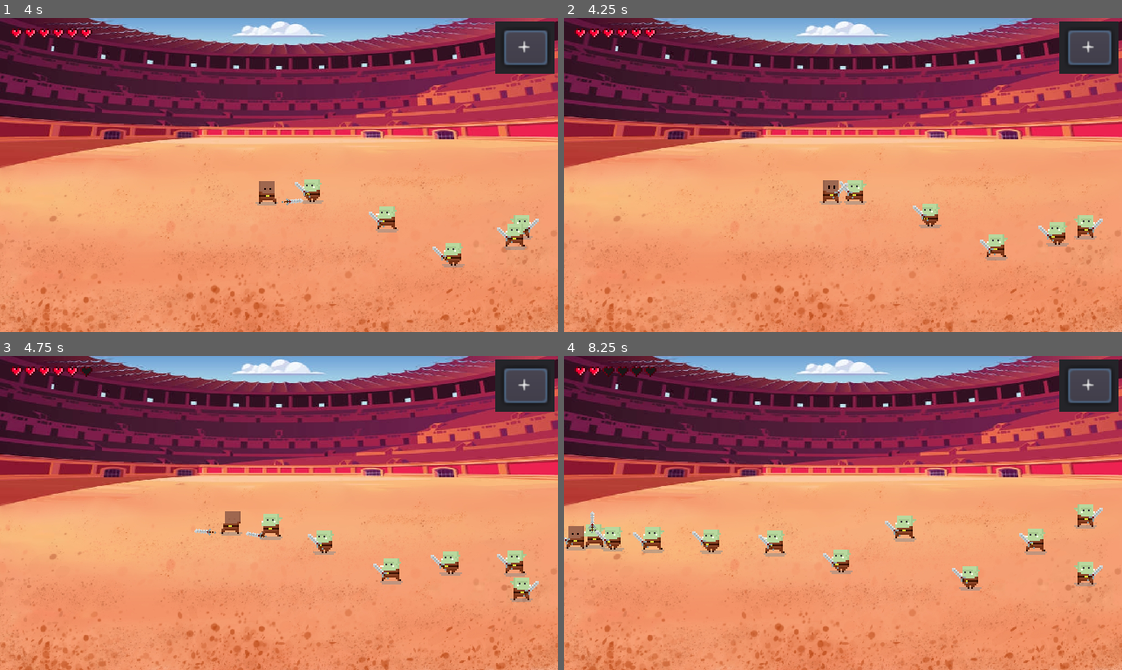
Above: before the commit, frames 1-4 (two rows, left to right).
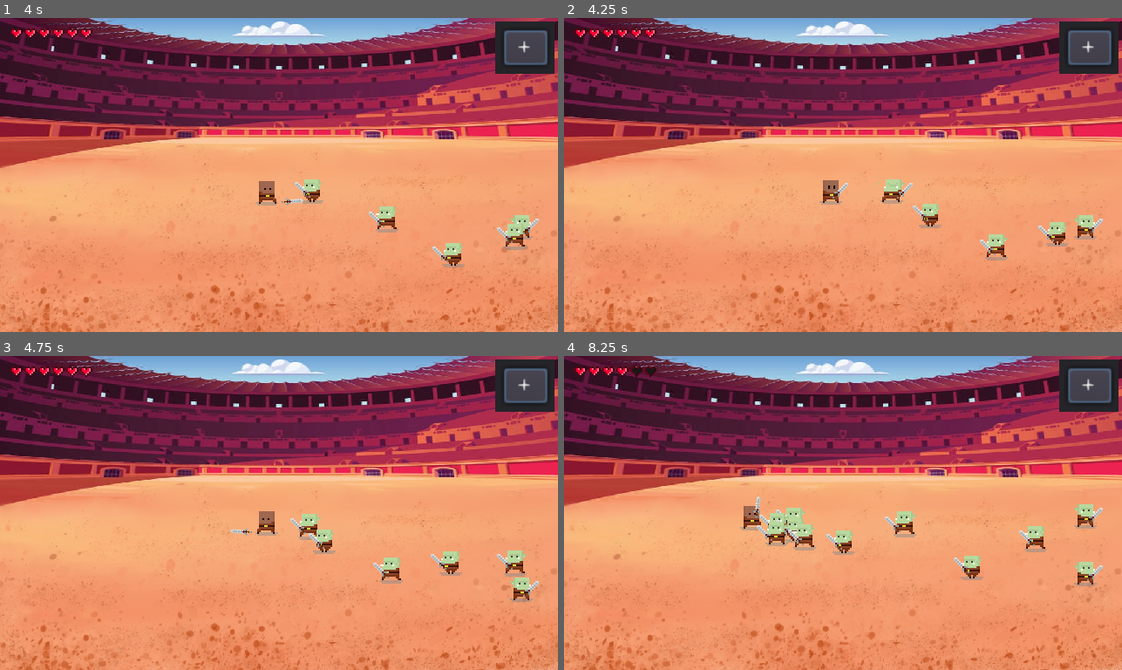
Above: after the commit, the same moments.

Repository: woliveira82/godot-arena
Game: Godot game, scene res://src/game/levels/Arena.tscn
Two runs of this game, one before a commit and one after it. Both use one fixed random seed, a clock stepped at 60 frames per second and the inputs below.
Inputs:
- Up to frame 1 (4 s): click "+" at 0.5 s; hold Right (ui_right) 1.28-2.03 s; tap Space (attack) every 0.75 s from 1.35 to 3.6 s; hold Down (ui_down) 2.03-2.78 s; hold Right (ui_right) 2.78-3.53 s; hold Up (ui_up) from 3.53 s (still down)
- Up to frame 2 (4.25 s): keep holding Up (ui_up)
- Up to frame 3 (4.75 s): release Up (ui_up) at 4.28 s; hold Left (ui_left) from 4.28 s (still down); tap Space (attack) at 4.35 s
- Up to frame 4 (8.25 s): tap Space (attack) every 0.75 s from 5.1 to 8.1 s; release Left (ui_left) at 5.78 s; hold Down (ui_down) 5.78-6.53 s; hold Right (ui_right) 6.53-7.28 s; hold Up (ui_up) 7.28-8.03 s; hold Right (ui_right) from 8.03 s (still down)

Frame 1 is identical in both runs. In frame 2, 0.5% of the frame differs, in the area x 49-63%, y 51-60%; in frame 3, 1.1%; in frame 4, 3.9%, in the area x 0-87%, y 3-75%.

Commit message:
refact: enemy state control and hurtbox

Diff:
--- a/src/game/characters/Enemy.gd
+++ b/src/game/characters/Enemy.gd
@@ -14,26 +14,30 @@
 onready var animated_sprite = $AnimatedSprite
 onready var weapon = $Position2D/Sword
 onready var weapon_position = $Position2D
-onready var timer_idle = $TimerIdle
+onready var timer_state = $TimerState
 
 
 var rng = RandomNumberGenerator.new()
 var state = IDLE
+var next_state = IDLE
 var velocity = Vector2.ZERO
-var allow_input = true
 var enemy = null
-var stand_still = false
+var keep_state: bool = false
 
-export var alt_animation = false
+export var alt_animation: bool = false
 
 
 func _ready():
-	_set_idle(1.0, IDLE)
+	_keep_state(1.0, IDLE)
 
 
 func _physics_process(delta):
-	if not stand_still:
-		state = ATTACK if _close_to(enemy) else MOVE
+	if not keep_state:
+		if _close_to(enemy):
+			_keep_state(0.5, ATTACK)
+
+		else:
+			state = MOVE
 
 	match state:
 		IDLE: _idle(delta)
@@ -89,17 +93,17 @@
 	velocity = velocity.move_toward(direction * MAX_SPEED, ACCELERATION * delta)
 
 
-func _set_idle(duration, new_state):
-	stand_still = true
-	timer_idle.start(duration)
-	state = new_state
+func _keep_state(duration, new_state=null):
+	keep_state = true
+	timer_state.start(duration)
+	if new_state: state = new_state
 
 
-func _on_Hurtbox_hit(area):
-	_set_idle(0.5, DAMAGE)
+func _on_TimerState_timeout():
+	keep_state = false
+
+
+func _on_Hurtbox_area_entered(area):
+	_keep_state(0.5, DAMAGE)
 	var push_force = 150 if area.global_position.x < position.x else -150
 	velocity.x += push_force
-
-
-func _on_TimerIdle_timeout():
-	stand_still = false
--- a/src/game/characters/Enemy.tscn
+++ b/src/game/characters/Enemy.tscn
@@ -33,7 +33,7 @@
 position = Vector2( -0.5, -7.5 )
 shape = SubResource( 2 )
 
-[node name="TimerIdle" type="Timer" parent="."]
+[node name="TimerState" type="Timer" parent="."]
 
 [node name="Position2D" type="Position2D" parent="."]
 
@@ -43,8 +43,8 @@
 [node name="Hitbox" parent="Position2D/Sword" index="1"]
 collision_mask = 4
 
-[connection signal="hit" from="Hurtbox" to="." method="_on_Hurtbox_hit"]
-[connection signal="timeout" from="TimerIdle" to="." method="_on_TimerIdle_timeout"]
+[connection signal="area_entered" from="Hurtbox" to="." method="_on_Hurtbox_area_entered"]
+[connection signal="timeout" from="TimerState" to="." method="_on_TimerState_timeout"]
 
 [editable path="Hurtbox"]
 [editable path="Position2D/Sword"]
--- a/src/game/characters/Stats.gd
+++ b/src/game/characters/Stats.gd
@@ -23,7 +23,7 @@
 		timer.start(1.0)
 
 
-func heal(value):
+func heal(value: int):
 	health = min(health + abs(value), max_health)
 
 
--- a/src/game/characters/Sword.tscn
+++ b/src/game/characters/Sword.tscn
@@ -60,6 +60,30 @@
 "update": 0,
 "values": [ Vector2( 6, -6 ), Vector2( 6, -7 ) ]
 }
+tracks/1/type = "value"
+tracks/1/path = NodePath(".:rotation_degrees")
+tracks/1/interp = 2
+tracks/1/loop_wrap = true
+tracks/1/imported = false
+tracks/1/enabled = true
+tracks/1/keys = {
+"times": PoolRealArray( 0 ),
+"transitions": PoolRealArray( 1 ),
+"update": 0,
+"values": [ 0.0 ]
+}
+tracks/2/type = "value"
+tracks/2/path = NodePath("Hitbox/CollisionShape2D:disabled")
+tracks/2/interp = 1
+tracks/2/loop_wrap = true
+tracks/2/imported = false
+tracks/2/enabled = true
+tracks/2/keys = {
+"times": PoolRealArray( 0 ),
+"transitions": PoolRealArray( 1 ),
+"update": 1,
+"values": [ true ]
+}
 
 [sub_resource type="Animation" id=2]
 length = 0.001
@@ -98,6 +122,18 @@
 "transitions": PoolRealArray( 1 ),
 "update": 0,
 "values": [ true ]
+}
+tracks/3/type = "value"
+tracks/3/path = NodePath("Hitbox:rotation_degrees")
+tracks/3/interp = 1
+tracks/3/loop_wrap = true
+tracks/3/imported = false
+tracks/3/enabled = true
+tracks/3/keys = {
+"times": PoolRealArray( 0 ),
+"transitions": PoolRealArray( 1 ),
+"update": 0,
+"values": [ 0.0 ]
 }
 
 [sub_resource type="Animation" id=3]
@@ -115,6 +151,30 @@
 "transitions": PoolRealArray( 1, 1, 1, 1 ),
 "update": 0,
 "values": [ Vector2( 6, -6 ), Vector2( 7, -7 ), Vector2( 8, -7 ), Vector2( 9, -6 ) ]
+}
+tracks/1/type = "value"
+tracks/1/path = NodePath("Hitbox/CollisionShape2D:disabled")
+tracks/1/interp = 1
+tracks/1/loop_wrap = true
+tracks/1/imported = false
+tracks/1/enabled = true
+tracks/1/keys = {
+"times": PoolRealArray( 0 ),
+"transitions": PoolRealArray( 1 ),
+"update": 1,
+"values": [ true ]
+}
+tracks/2/type = "value"
+tracks/2/path = NodePath(".:rotation_degrees")
+tracks/2/interp = 1
+tracks/2/loop_wrap = true
+tracks/2/imported = false
+tracks/2/enabled = true
+tracks/2/keys = {
+"times": PoolRealArray( 0 ),
+"transitions": PoolRealArray( 1 ),
+"update": 0,
+"values": [ 0.0 ]
 }
 
 [sub_resource type="CapsuleShape2D" id=5]
--- a/src/game/ui/Hearts.gd
+++ b/src/game/ui/Hearts.gd
@@ -10,11 +10,8 @@
 
 
 func set_hearts(value: int):
-	print('hearts before: ', hearts)
 	hearts = clamp(value, 0, max_hearts)
-	print('hearts after: ', hearts)
 	full_hearts.rect_size.x = hearts * 8
-	print(full_hearts.rect_size.x)
 
 
 func set_max_hearts(value: int):
